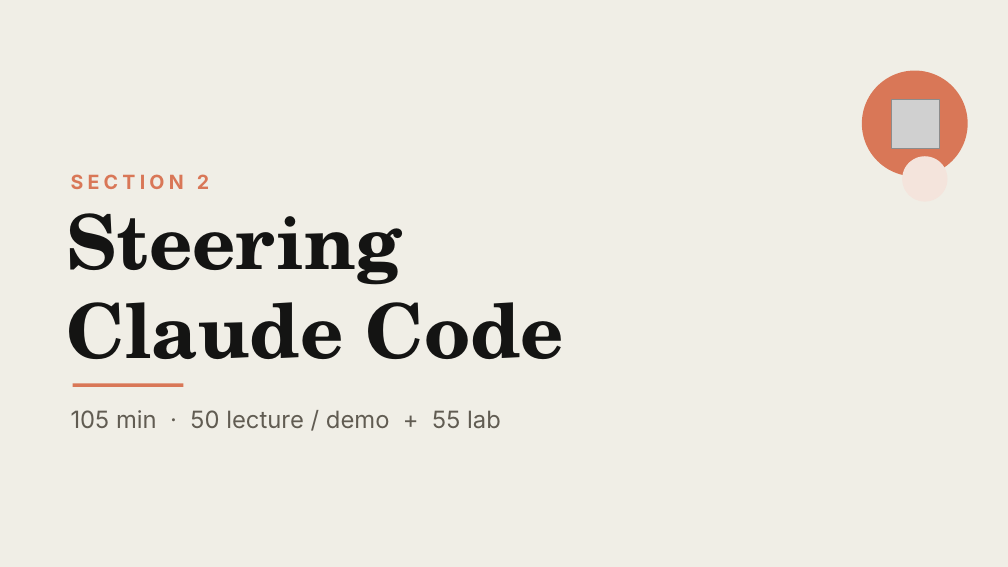
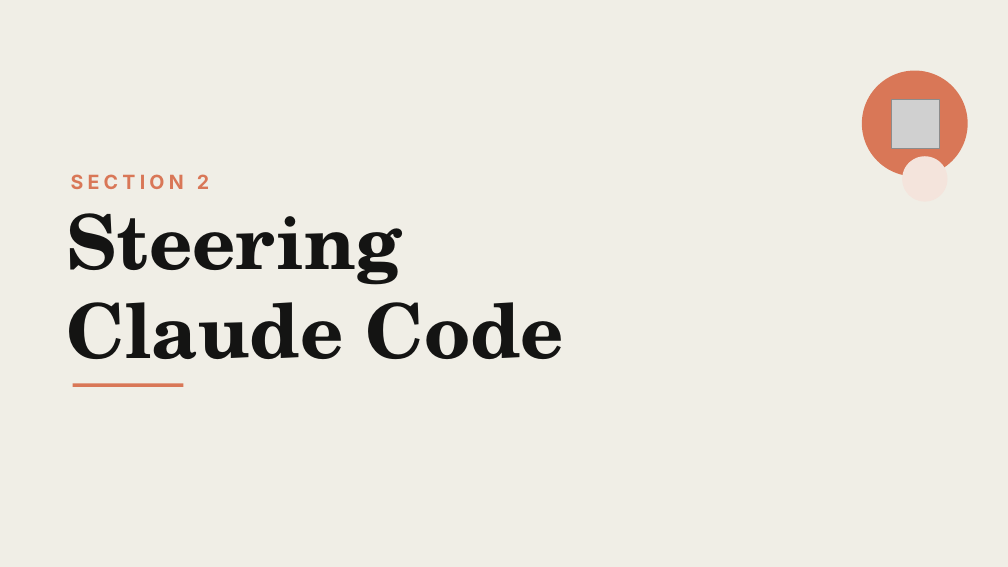
Before and after one commit to cwoodruff/dotnet-claude-workshop-content, a slide deck: slide 1 of decks/Day 1/Section2-Steering-Claude-Code.pptx. Drawn at 1008x567 pixels with LibreOffice and Linux fonts; fonts in the diff are those of the drawing; grey boxes stand for pictures. Boxes give left, top, right and bottom in pixels: in the first picture for what was removed or moved away, otherwise in the second. Text is boxed around its words. In the diff, an @@ line names an element or a change of style, - is before the commit and + after.

Commit message:
updates to slide decks

```diff
--- a/decks/Day 1/Section2-Steering-Claude-Code.pptx
+++ b/decks/Day 1/Section2-Steering-Claude-Code.pptx
@@ text removed at [71,410,501,428] @@
-105 min · 50 lecture / demo + 55 lab
```
Also in this commit, not shown: 9 other files.
